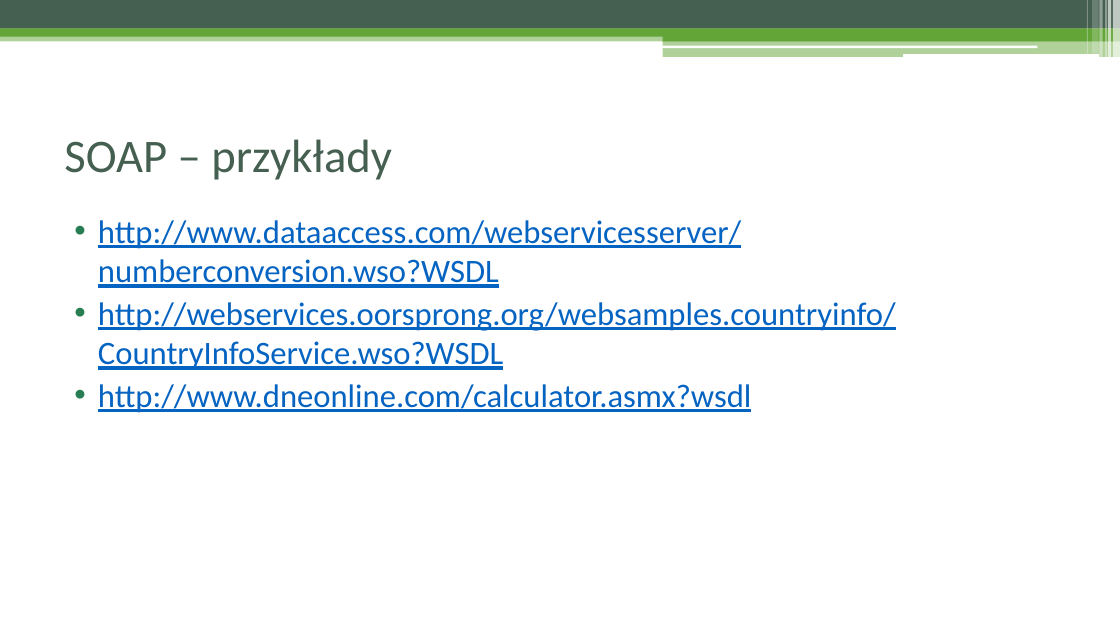
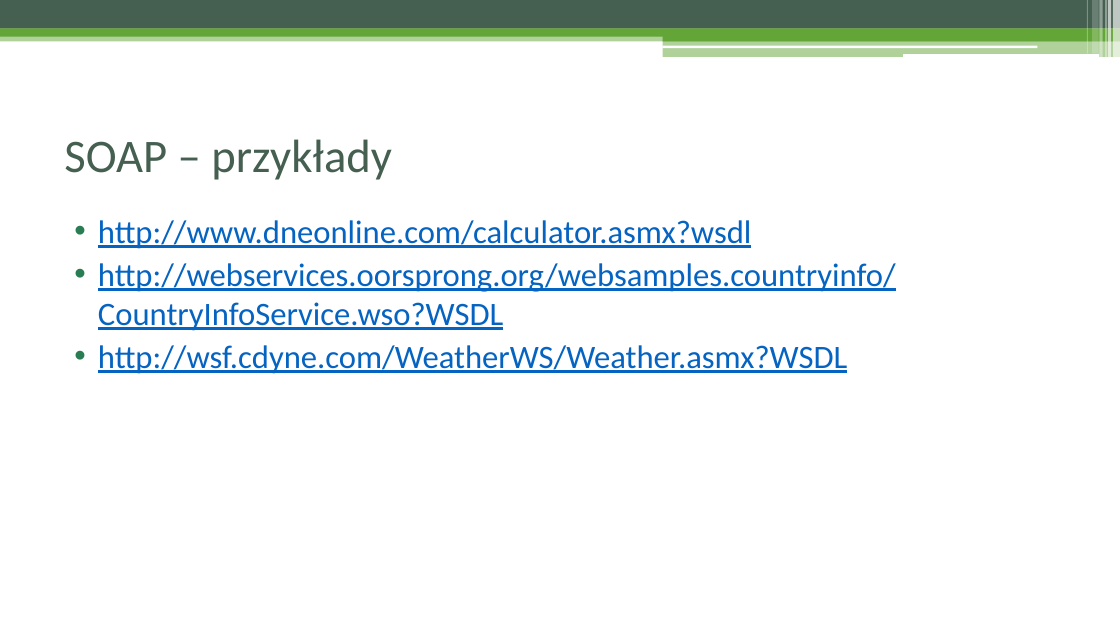
Before and after one commit to czyzyk29/SoapUI_Workshop, a slide deck: slide 11 of Warsztat_soapUI.pptx. Drawn at 1120x630 pixels with LibreOffice and Linux fonts; fonts in the diff are those of the drawing. Boxes give left, top, right and bottom in pixels: in the first picture for what was removed or moved away, otherwise in the second. Text is boxed around its words. In the diff, an @@ line names an element or a change of style, - is before the commit and + after.

```diff
--- a/Warsztat_soapUI.pptx
+++ b/Warsztat_soapUI.pptx
@@ text at (98, 220, 751, 249): text changed @@
-• http://www.dataaccess.com/webservicesserver/numberconversion.wso?WSDL
+• http://www.dneonline.com/calculator.asmx?wsdl
@@ text at (98, 345, 847, 374): text changed @@
-• http://www.dneonline.com/calculator.asmx?wsdl
+• http://wsf.cdyne.com/WeatherWS/Weather.asmx?WSDL
```
Also in this commit, not shown: 13 other slides changed, 1 slide removed, 3 other files.
